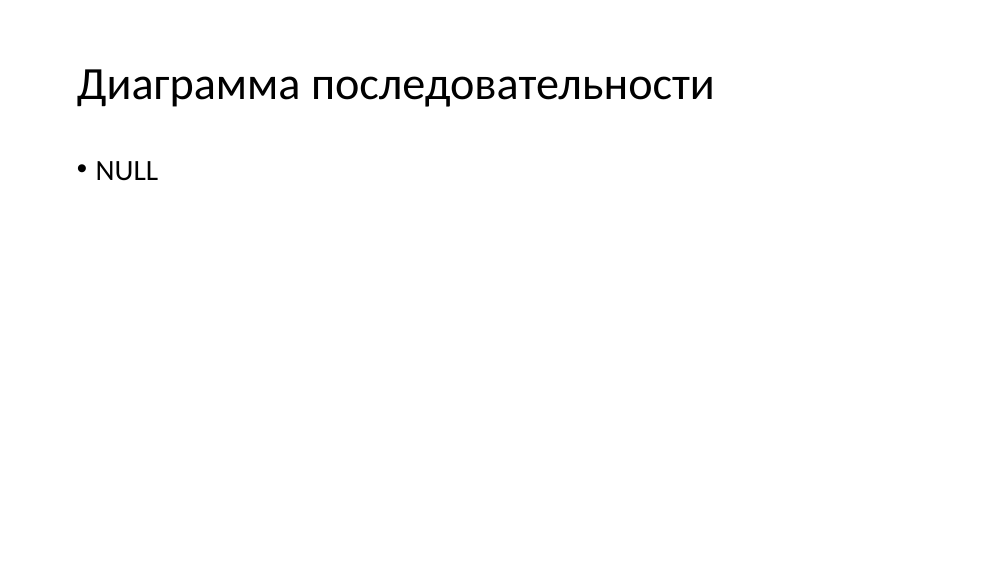
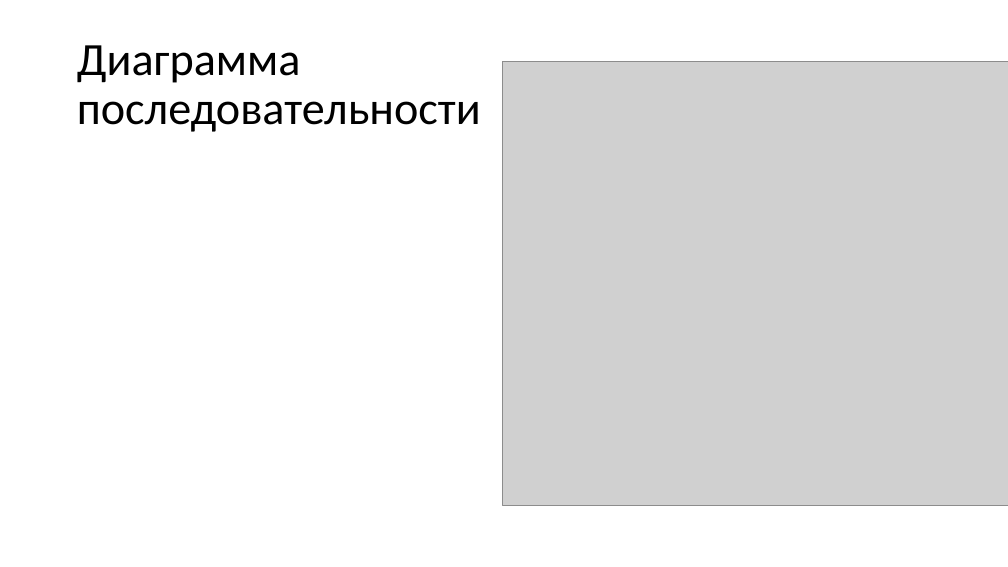
Before and after one commit to ModemX/RolePlay_WPF, a slide deck: slide 8 of Презентация.pptx. Drawn at 1008x567 pixels with LibreOffice and Linux fonts; fonts in the diff are those of the drawing; grey boxes stand for pictures. Boxes give left, top, right and bottom in pixels: in the first picture for what was removed or moved away, otherwise in the second. Text is boxed around its words. In the diff, an @@ line names an element or a change of style, - is before the commit and + after.

```diff
--- a/Презентация.pptx
+++ b/Презентация.pptx
@@ title "Диаграмма последовательности" rewrapped from (77,69,715,107) to (77,45,481,132) @@
@@ picture added at (503,61,1008,506) @@
@@ text removed at (96,161,158,181) @@
-• NULL
```
Also in this commit, not shown: 2 other slides changed, 1 slide added, 1 slide removed, 5 other files.
